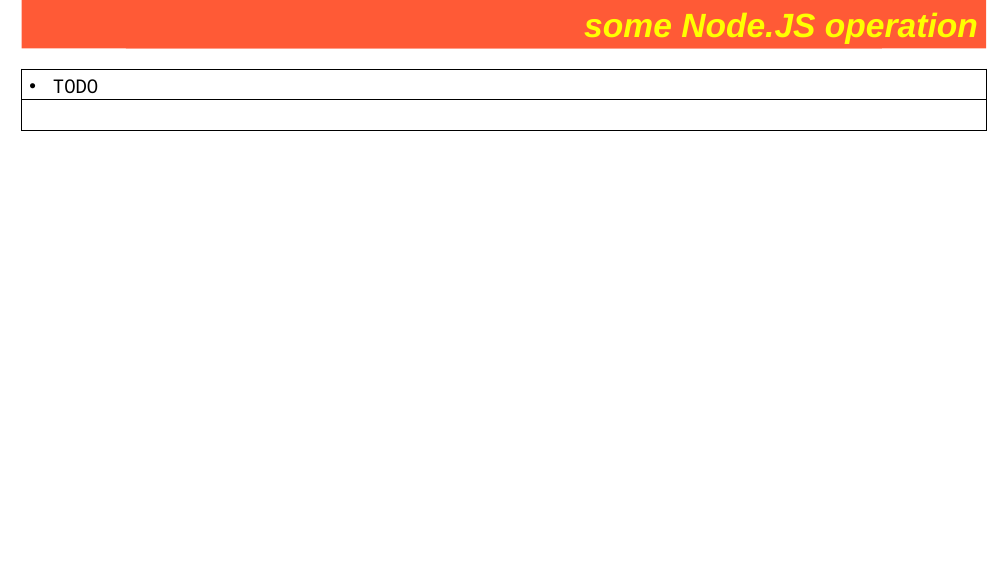
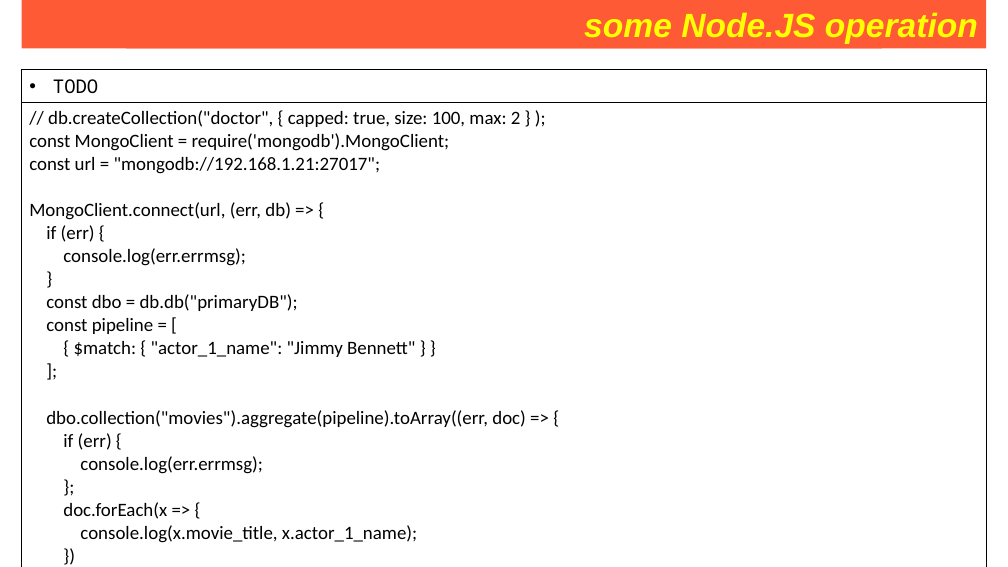
Before and after one commit to Saleel-Bagde/PPT-s, a slide deck: slide 259 of MongoDB PPT.pptx. Drawn at 1008x567 pixels with LibreOffice and Linux fonts; fonts in the diff are those of the drawing. Boxes give left, top, right and bottom in pixels: in the first picture for what was removed or moved away, otherwise in the second. Text is boxed around its words. In the diff, an @@ line names an element or a change of style, - is before the commit and + after.

```diff
--- a/MongoDB PPT.pptx
+++ b/MongoDB PPT.pptx
@@ table removed at (22,70,987,131), 2 rows, 1 columns @@
-TODO
-
@@ table added at (22,70,987,567), 2 rows, 1 columns @@
+TODO
+// db.createCollection("doctor", { capped: true, size: 100, max: 2 } ); / const MongoClient = require('mongodb').MongoClient; / const url = "mongodb://192.168.1.21:27017"; / MongoClient.connect(url, (err, db) => { / if (err) { / console.log(err.errmsg); / } / const dbo = db.db("primaryDB"); / const pipeline = [ / { $match: { "actor_1_name": "Jimmy Bennett" } } / ]; / dbo.collection("movies").aggregate(pipeline).toArray((err, doc) => { / if (err) { / console.log(err.errmsg); / }; / doc.forEach(x => { / console.log(x.movie_title, x.actor_1_name); / }) / db.close(); / }); / });
```
